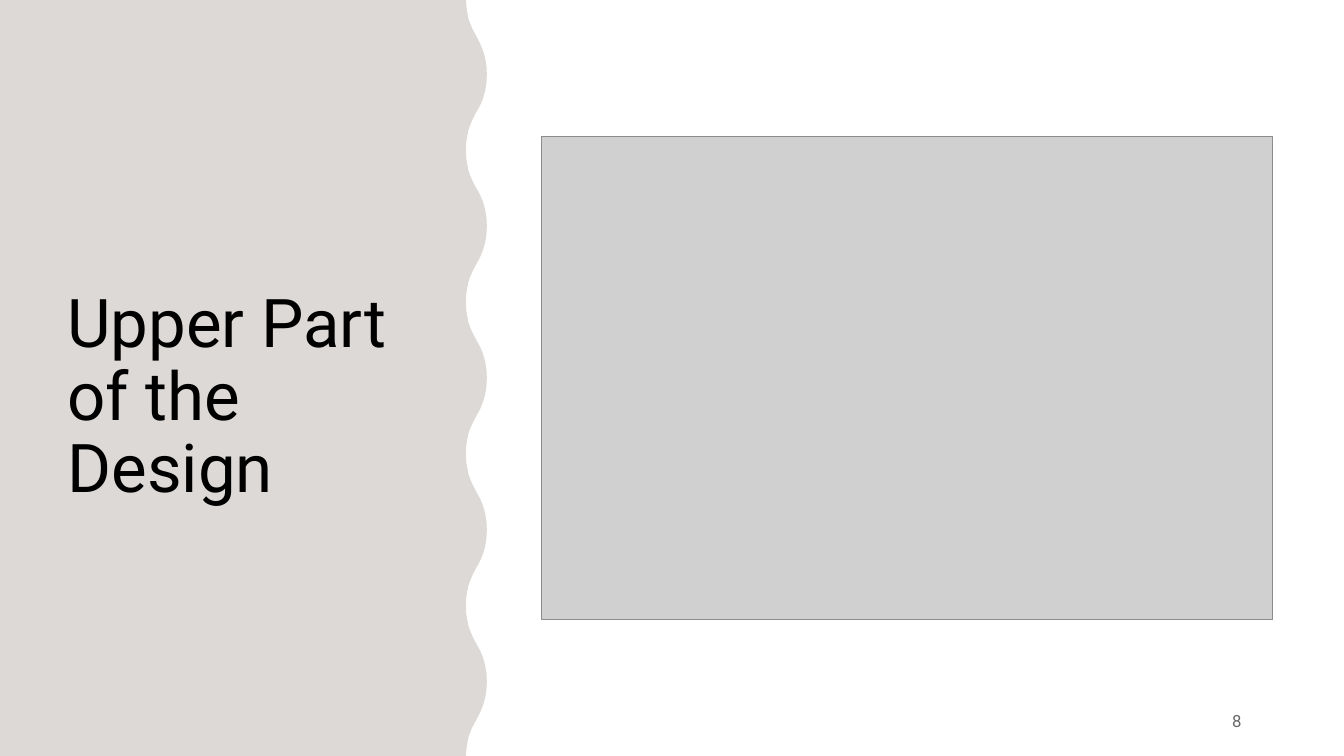
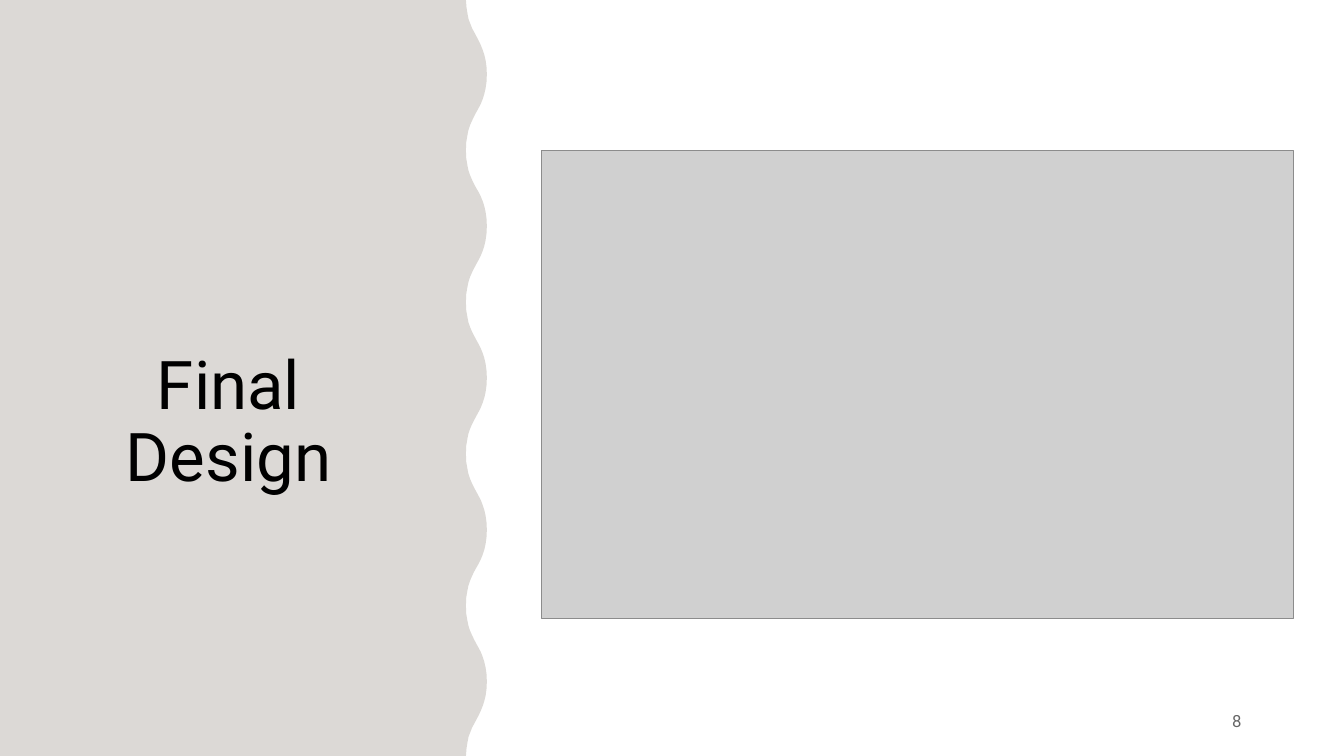
Before and after one commit to JasmeetMatta/Precision-Farming-Bot, a slide deck: slide 8 of Presentation/Precision Farming Using Autonomous Vehicle.pptx. Drawn at 1344x756 pixels with LibreOffice and Linux fonts; fonts in the diff are those of the drawing; grey boxes stand for pictures. Boxes give left, top, right and bottom in pixels: in the first picture for what was removed or moved away, otherwise in the second. Text is boxed around its words. In the diff, an @@ line names an element or a change of style, - is before the commit and + after.

```diff
--- a/Presentation/Precision Farming Using Autonomous Vehicle.pptx
+++ b/Presentation/Precision Farming Using Autonomous Vehicle.pptx
@@ picture: place and size @@
-picture at (542, 137, 1273, 620)
+picture at (542, 150, 1295, 618)
@@ title at (126, 358, 331, 495): text changed @@
-Upper Part of the Design
+Final Design
```
Also in this commit, not shown: 1 other slide changed.
